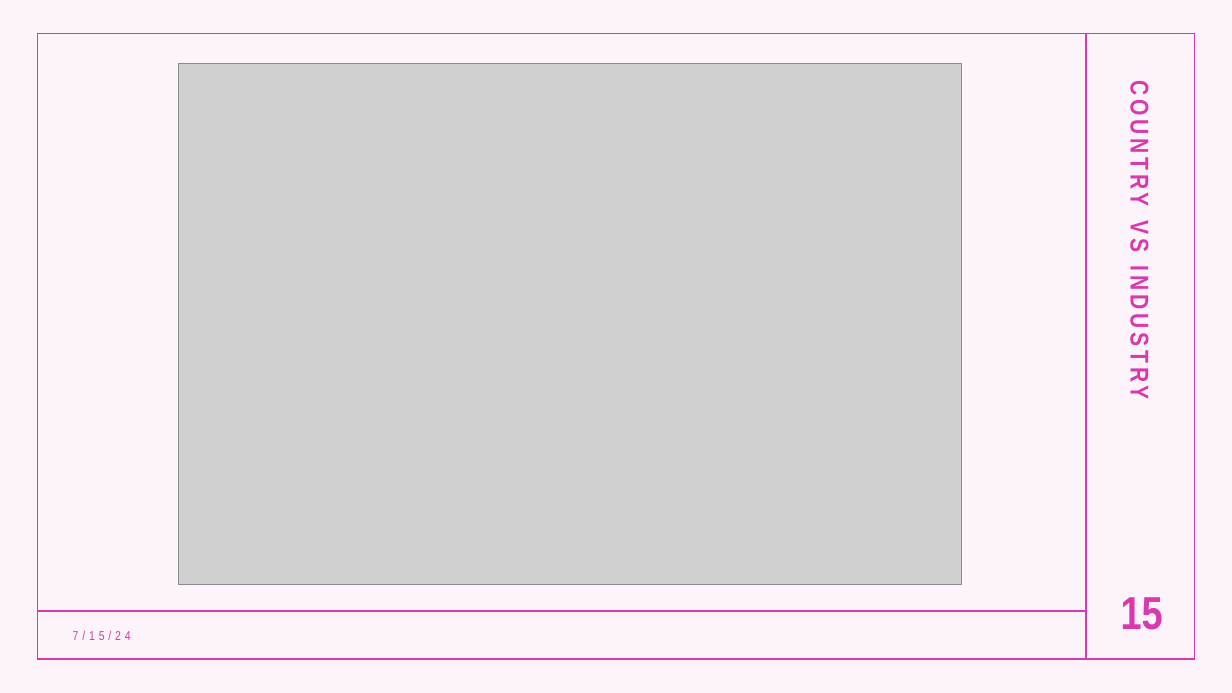
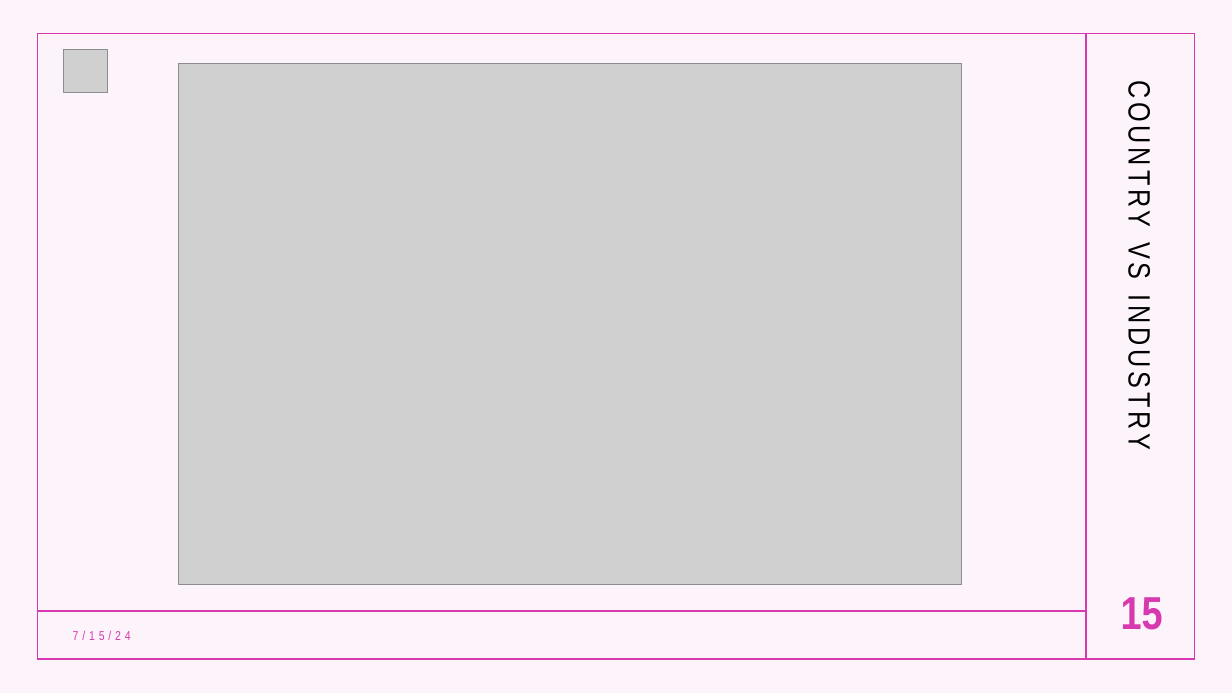
Before and after one commit to lanahuyen/Group_Project_1, a slide deck: slide 15 of Presentation/Presentation_Group 7.pptx. Drawn at 1232x693 pixels with LibreOffice and Linux fonts; fonts in the diff are those of the drawing; grey boxes stand for pictures. Boxes give left, top, right and bottom in pixels: in the first picture for what was removed or moved away, otherwise in the second. Text is boxed around its words. In the diff, an @@ line names an element or a change of style, - is before the commit and + after.

```diff
--- a/Presentation/Presentation_Group 7.pptx
+++ b/Presentation/Presentation_Group 7.pptx
@@ picture added at (x1=64, y1=49, x2=107, y2=92) @@
@@ text "COUNTRY VS INDUSTRY" at (x1=1122, y1=94, x2=1157, y2=445): size 20 to 24 pt, text colour #D739AE to #000000, bold off @@
```
Also in this commit, not shown: 10 other slides changed.
